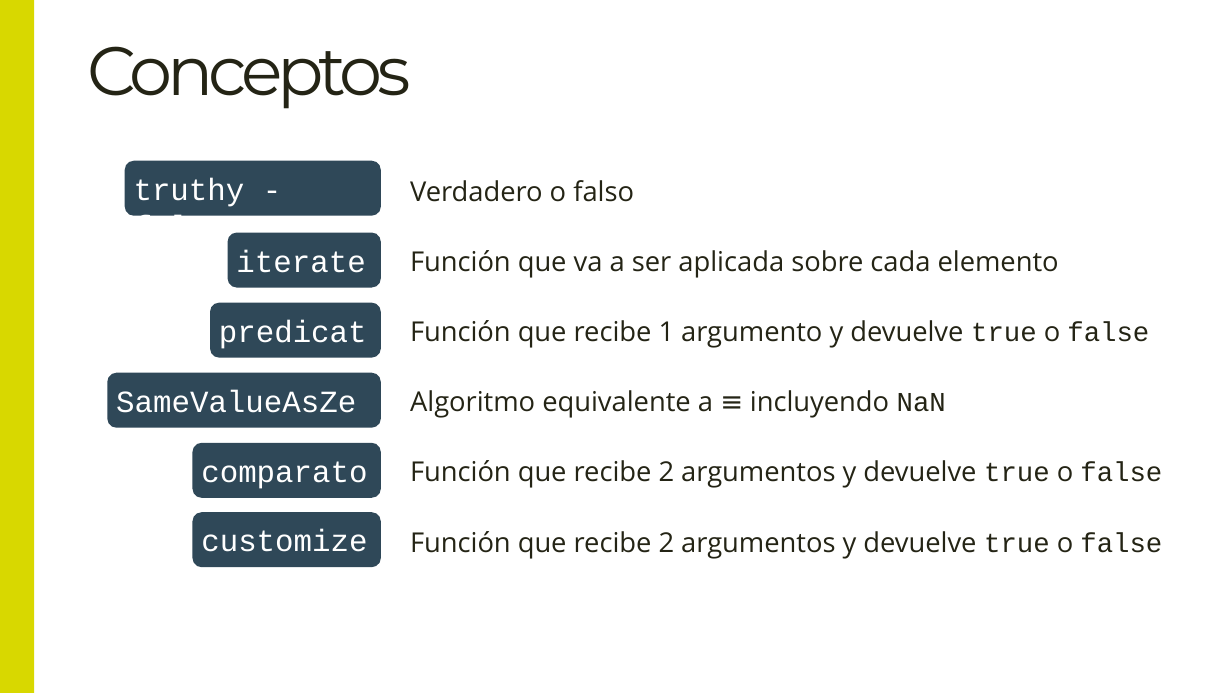
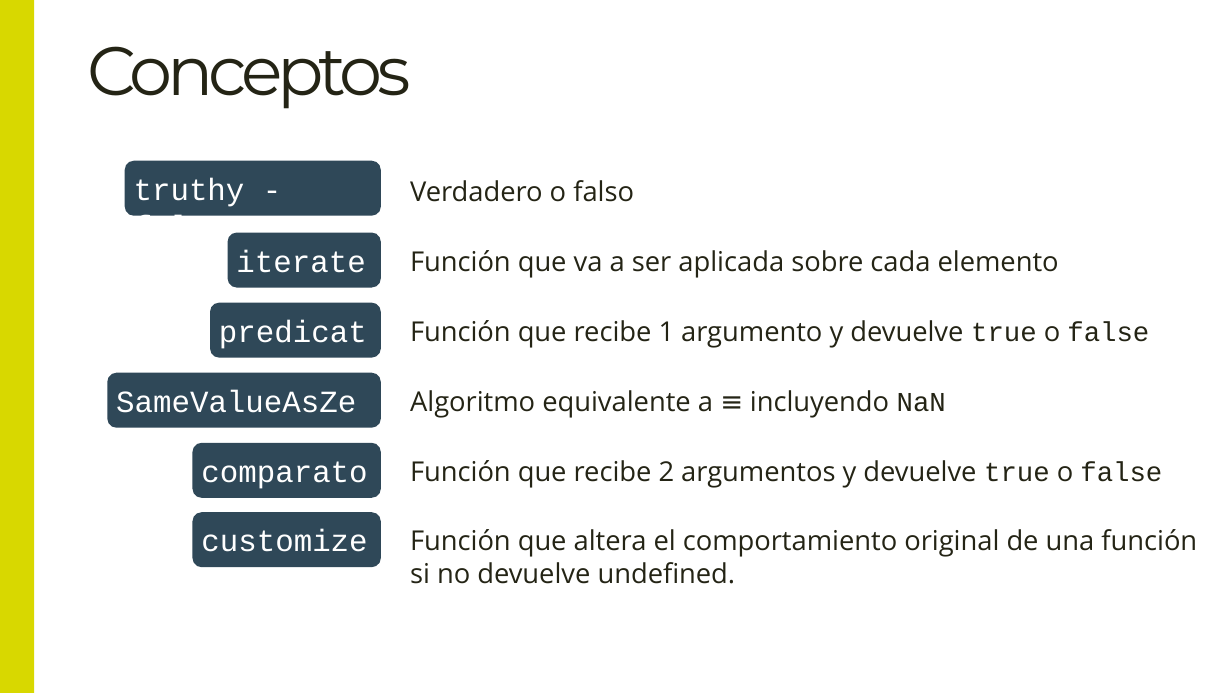
Before and after one commit to DillonGru28/Master-Frontend-Lemon, a slide deck: slide 8 of 02-languages/01-teoria/04 Lodash.pptx. Drawn at 1232x693 pixels with LibreOffice and Linux fonts; fonts in the diff are those of the drawing. Boxes give left, top, right and bottom in pixels: in the first picture for what was removed or moved away, otherwise in the second. Text is boxed around its words. In the diff, an @@ line names an element or a change of style, - is before the commit and + after.

```diff
--- a/02-languages/01-teoria/04 Lodash.pptx
+++ b/02-languages/01-teoria/04 Lodash.pptx
@@ text at <box>410,529,1197,584</box>: text changed @@
-Función que recibe 2 argumentos y devuelve true o false
+Función que altera el comportamiento original de una función
+si no devuelve undefined.
```
Also in this commit, not shown: 15 other slides changed.
